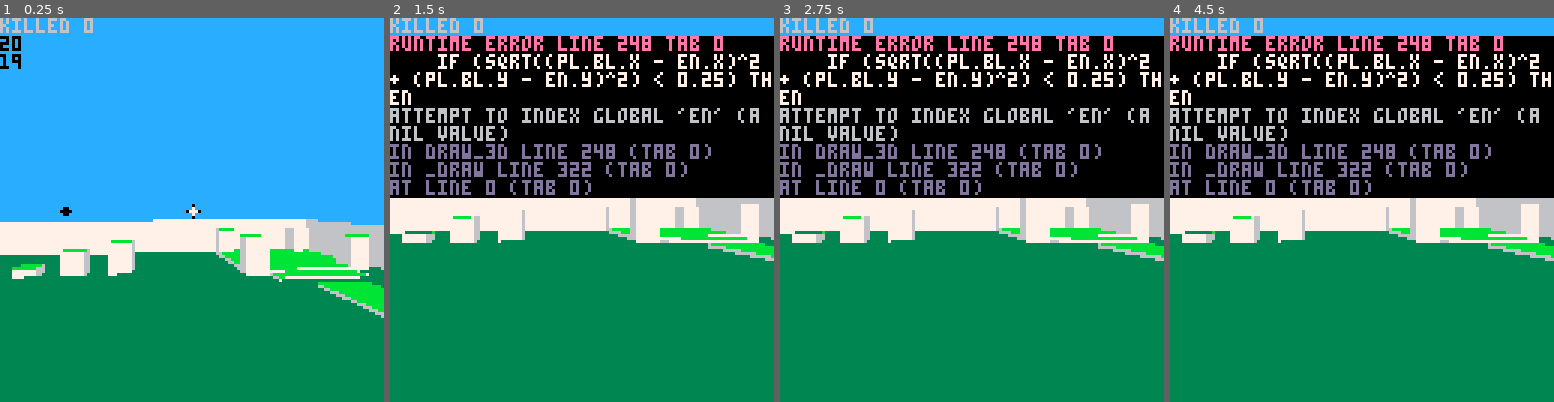
Above: before the commit, frames 1-4 (left to right).
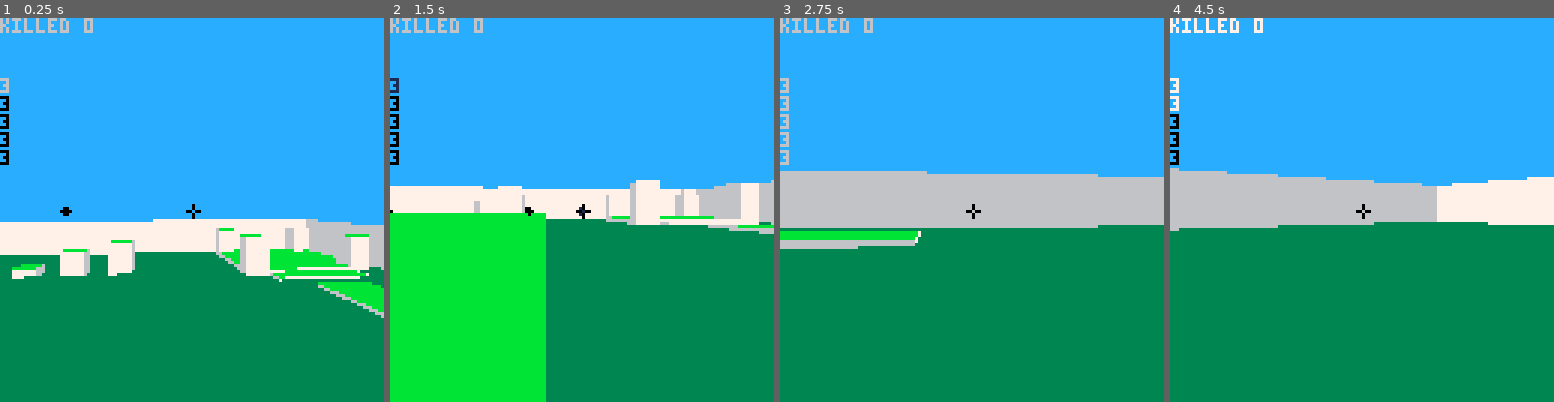
Above: after the commit, the same moments.

Repository: gotsunami/picomaze
Game: PICO-8 cartridge picomaze.p8
The game is run twice, just before and just after one commit, with the same random seed, the same clock (stepped at 60 frames per second) and the same inputs.
Inputs:
- Up to frame 1 (0.25 s): no input
- Up to frame 2 (1.5 s): tap O (Z key) at 0.7 s
- Up to frame 3 (2.75 s): hold Right 1.6-2.1 s; tap O (Z key) at 1.7, 2.1, 2.5 s; hold Up 2.15-2.42 s; hold Right from 2.47 s (still down)
- Up to frame 4 (4.5 s): tap O (Z key) every 0.4 s from 2.9 to 4.1 s; release Right at 3.03 s; hold Left 3.08-3.58 s; hold Down 3.63-3.97 s; hold Right from 4.02 s (still down)

The runs differ from the first frame. In frame 1, 0.6% of the frame differs, in the area x 0-52%, y 4-52%; in frame 2, 66%, in the area x 0-100%, y 4-100%; in frame 3, 52%; in frame 4, 52%.
Error before the commit: runtime error line 248 tab 0; if (sqrt((pl.bl.x - en.x)^2 + (pl.bl.y - en.y)^2) < 0.25) then; attempt to index global 'en' (a nil value)

Commit message:
Debug bullet hits for all enemies

Diff:
--- a/picomaze.p8
+++ b/picomaze.p8
@@ -20,8 +20,7 @@
 -- functions for all smileys/players
 ----------------------------------------
 -- init a smiley
-function init_smiley(cnt)
-   sm={}
+function init_smiley(sm, cnt)
    -- init id and colors
    sm.id = cnt
    sm.cl = {cnt, 0}
@@ -42,7 +41,6 @@
    sm.bl.d = sm.d
    sm.bl.z = sm.z
    sm.bl.fired=false
-   return sm
 end
 
 -- move a smiley (sm) according to its speed (dv)
@@ -70,9 +68,9 @@
 -- add a hit: sh (shooter) > ta (target)
 function hit(sh, ta)
    ta.l = flr(ta.l - 1)
-   if (ta.l == 0) then
+   if (ta.l < 1) then
       sh.s += 1
-      return init_smiley(ta.id)
+      init_smiley(ta, ta.id)
    end
    return ta
 end
@@ -94,11 +92,14 @@
 ----------------------------------------
 function _init()
  state = ""
- pl = init_smiley(1)
+ pl = {}
+ init_smiley(pl, 1)
 
  ens = {}
  for cnt in all({2, 3, 4, 5, 6}) do
-    add(ens, init_smiley(cnt))
+    en = {}
+    init_smiley(en, cnt)
+    add(ens, en)
  end
 end
 
@@ -245,17 +246,26 @@
  cursor(0,0) print(state)
  state = "killed "..pl.s
  if (pl.bl.fired==true) then
-    state = "FIRED"
+    -- new bullet position --
     pl.bl.x=pl.bl.x+cos(pl.bl.d)*0.55
     pl.bl.y=pl.bl.y+sin(pl.bl.d)*0.55
-    if (sqrt((pl.bl.x - en.x)^2 + (pl.bl.y - en.y)^2) < 0.25) then
-       en = hit(pl, en)
-       pl.bl.fired = false
+    -- hit an enemy?
+    for en in all(ens) do
+       if (sqrt((pl.bl.x - en.x)^2 + (pl.bl.y - en.y)^2) < 0.25) then
+	  hit(pl, en)
+	  pl.bl.fired = false
+	  break
+       end
     end
-    local wz = mz(pl.bl.x, pl.bl.y)
-    if (wz < 13.1 or wz < pl.bl.z - .5) then
-       pl.bl.fired = false
-    else
+    -- else hit a wall?
+    if (pl.bl.fired == true) then
+       local wz = mz(pl.bl.x, pl.bl.y)
+       if (wz < 13.1 or wz < pl.bl.z - .5) then
+	  pl.bl.fired = false
+       end
+    end
+    -- keep going
+    if (pl.bl.fired == true) then
        local dt = pl.d - atan2(pl.bl.x - pl.x, pl.bl.y - pl.y)
        if (abs(dt) < 0.3) then
 	  local r = 10 / sqrt((pl.bl.x - pl.x)^2 + (pl.bl.y - pl.y)^2)
@@ -268,7 +278,9 @@
 
  -- draw enemy
  cnt = 0
+ cursor(0,20)
  for en in all(ens) do
+    print(en.l)
     cnt += 1
     local dt = pl.d - atan2(en.x - pl.x, en.y - pl.y)
     if (abs(dt) < 0.3) then
@@ -310,8 +322,8 @@
 
 
 -- cursor(0,0) color(7)
- print(pl.x)
- print(pl.y)
+-- print(pl.x)
+-- print(pl.y)
 -- print(stat(1))
 end
 
@@ -323,10 +335,11 @@
  -- to do: sky? stars?
  rectfill(0,0,127,127,12)
  draw_3d()
- line(64-2,64,64+2,64,0)
- line(64,64-2,64,64+2,0)
- line(64-1,64,64+1,64,7)
- line(64,64-1,64,64+1,7)
+ -- target
+ line(64-2, 64,   64-1, 64,   0)
+ line(64,   64-2, 64,   64-1, 0)
+ line(64+2, 64,   64+1, 64,   0)
+ line(64,   64+2, 64,   64+1, 0)
  if (false) then
 --  mapdraw(0,0,0,0,32,32)
 --  pset(pl.x*8,pl.y*8,12)
